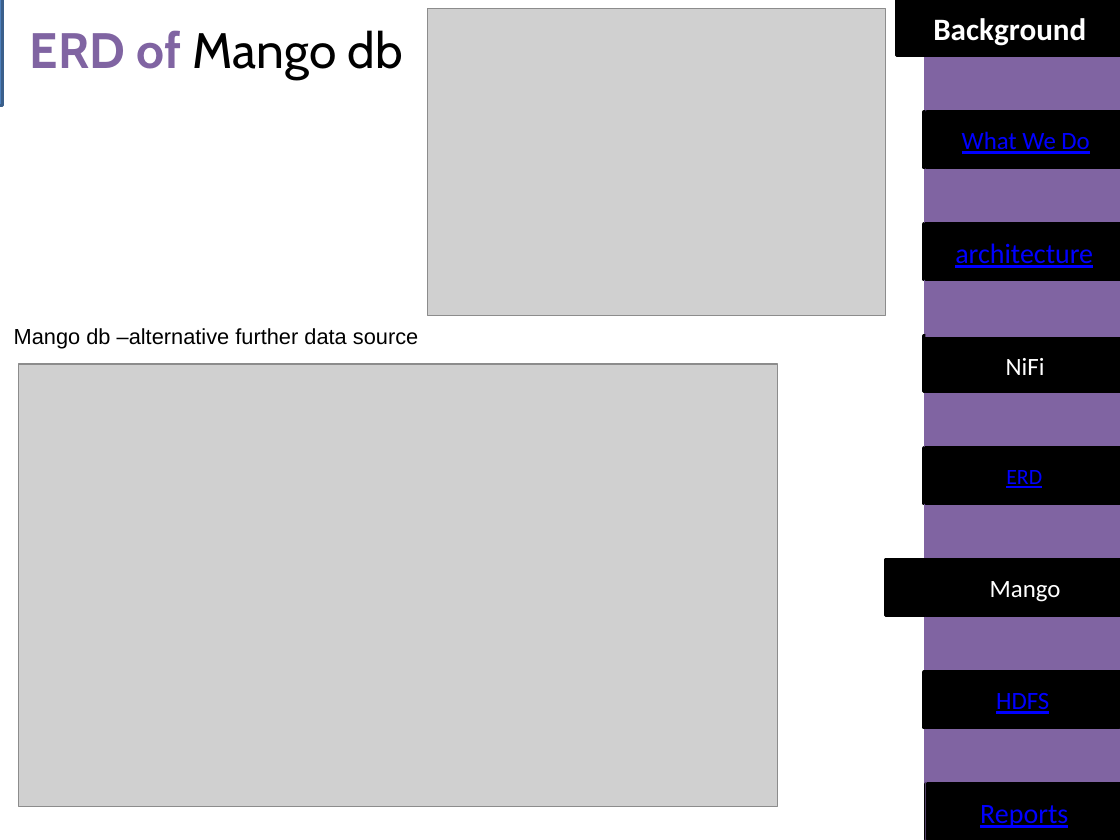
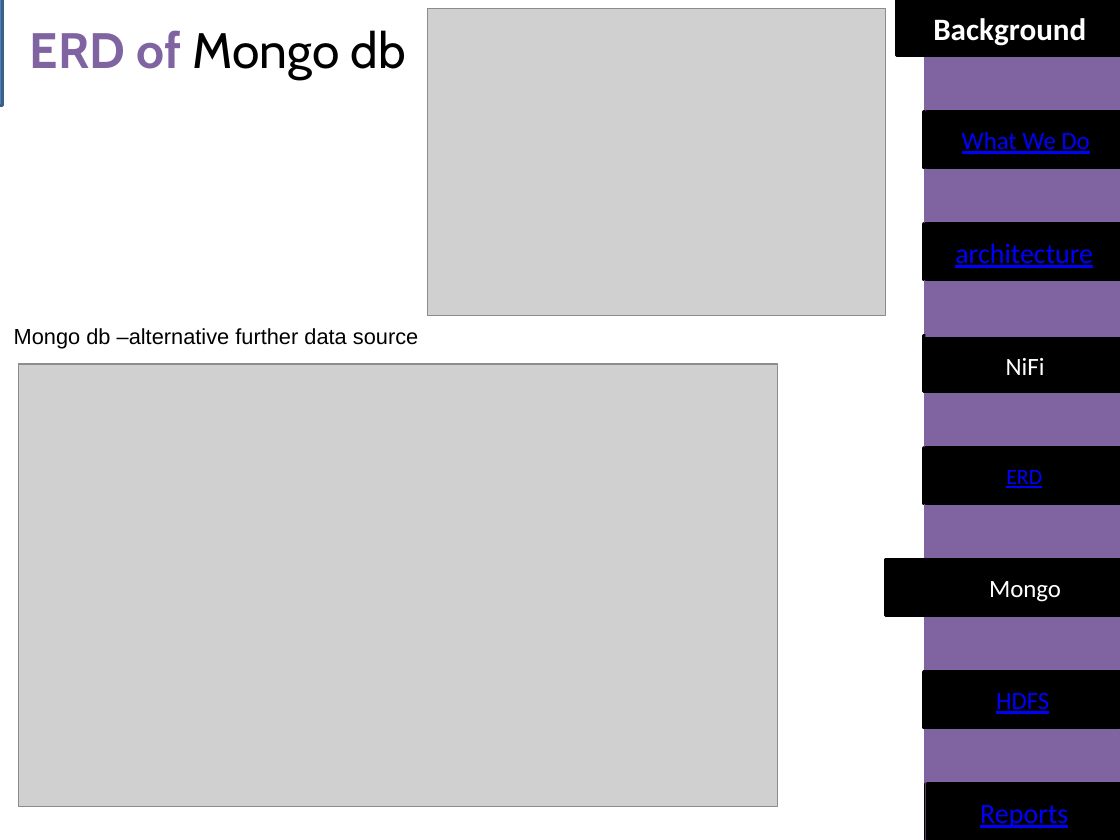
Before and after one commit to katkovOlga/nayaProject, a slide deck: slide 15 of FinalProjectLast.pptx. Drawn at 1120x840 pixels with LibreOffice and Linux fonts; fonts in the diff are those of the drawing; grey boxes stand for pictures. Boxes give left, top, right and bottom in pixels: in the first picture for what was removed or moved away, otherwise in the second. Text is boxed around its words. In the diff, an @@ line names an element or a change of style, - is before the commit and + after.

```diff
--- a/FinalProjectLast.pptx
+++ b/FinalProjectLast.pptx
@@ title at bbox=[30, 30, 406, 79]: text changed @@
-ERD of Mango db
+ERD of Mongo db
@@ text at bbox=[14, 328, 418, 349]: text changed @@
-Mango db –alternative further data source
+Mongo db –alternative further data source
@@ text in rectangle at bbox=[989, 581, 1061, 602]: text changed @@
-Mango
+Mongo
```
Also in this commit, not shown: 21 other slides changed, 3 slides added, 2 slides removed.
